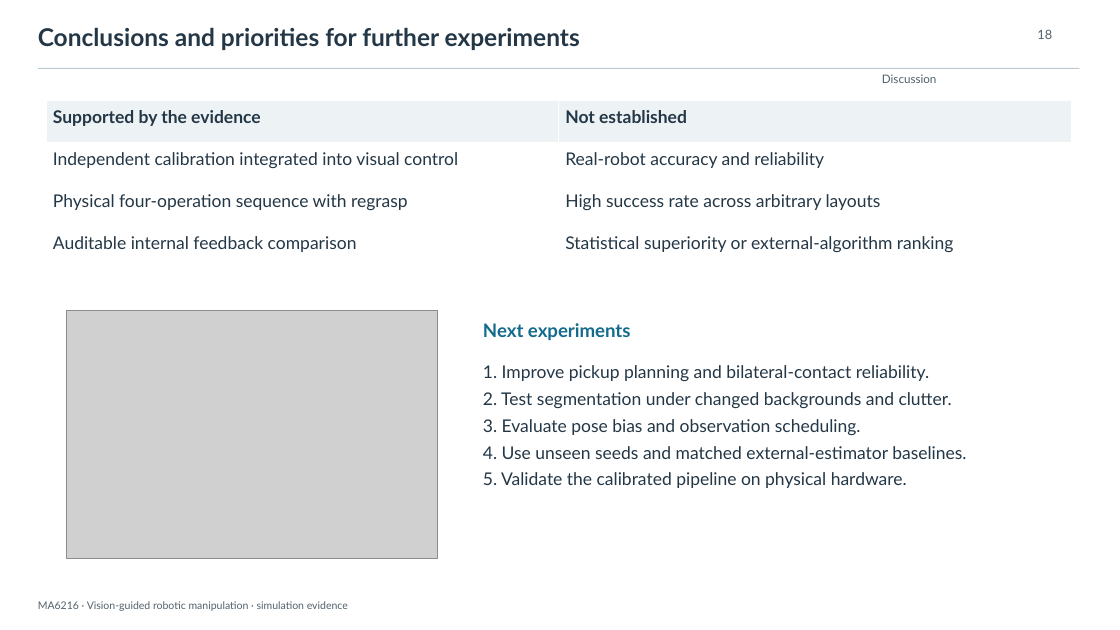
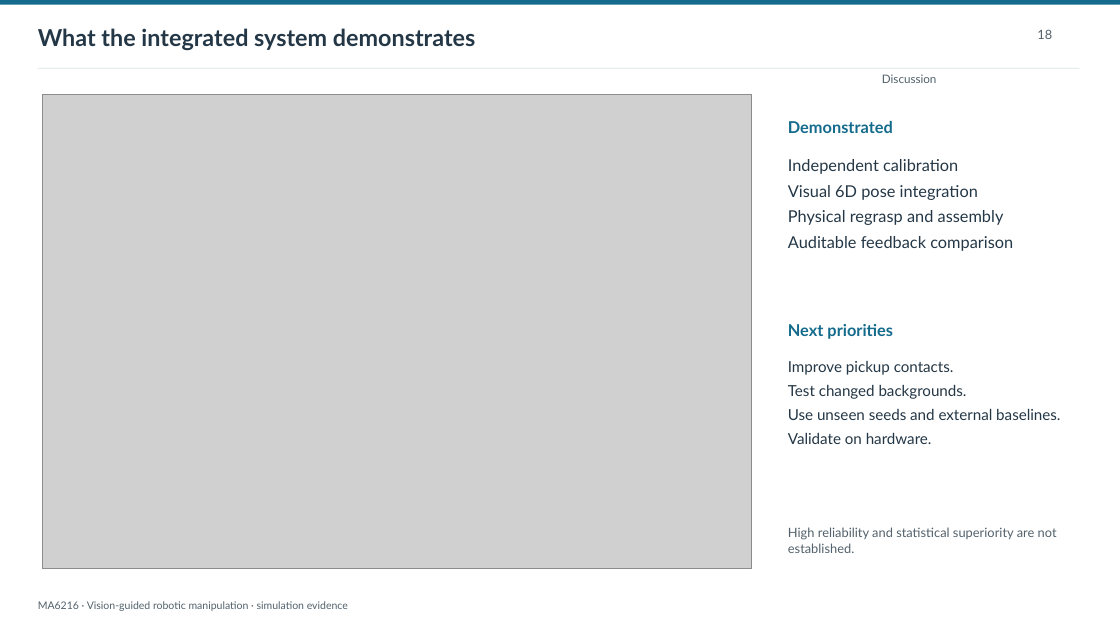
Before and after one commit to LewisLYU-HW/ma6216-ur5e-vision-pick-place, a slide deck: slide 18 of docs/presentation/vision_guided_manipulation.pptx. Drawn at 1120x630 pixels with LibreOffice and Linux fonts; fonts in the diff are those of the drawing; grey boxes stand for pictures. Boxes give left, top, right and bottom in pixels: in the first picture for what was removed or moved away, otherwise in the second. Text is boxed around its words. In the diff, an @@ line names an element or a change of style, - is before the commit and + after.

```diff
--- a/docs/presentation/vision_guided_manipulation.pptx
+++ b/docs/presentation/vision_guided_manipulation.pptx
@@ rectangle added at [0,0,1120,5], fill #146B8C @@
@@ text at [38,28,475,51]: text changed; size 21 to 20 pt @@
-Conclusions and priorities for further experiments
+What the integrated system demonstrates
@@ rectangle at [38,68,1080,69]: fill #BCC9D0 to #DBE3E7 @@
@@ picture added at [42,94,752,569] @@
@@ table removed at [46,101,1071,269], 4 rows, 2 columns @@
-Supported by the evidence | Not established
-Independent calibration integrated into visual control | Real-robot accuracy and reliability
-Physical four-operation sequence with regrasp | High success rate across arbitrary layouts
-Auditable internal feedback comparison | Statistical superiority or external-algorithm ranking
@@ text added at [788,121,893,133], 14 pt, text #146B8C, bold @@
+Demonstrated
@@ text added at [788,159,1013,251], 14 pt, text #243746 @@
+Independent calibration
+Visual 6D pose integration
+Physical regrasp and assembly
+Auditable feedback comparison
@@ picture removed at [66,311,437,559] @@
@@ text at [788,324,893,339]: text changed; size 16 to 14 pt @@
-Next experiments
+Next priorities
@@ text at [788,361,1060,444]: text changed; size 15 to 13 pt @@
-1. Improve pickup planning and bilateral-contact reliability.
-2. Test segmentation under changed backgrounds and clutter.
-3. Evaluate pose bias and observation scheduling.
-4. Use unseen seeds and matched external-estimator baselines.
-5. Validate the calibrated pipeline on physical hardware.
+Improve pickup contacts.
+Test changed backgrounds.
+Use unseen seeds and external baselines.
+Validate on hardware.
@@ text added at [788,527,1057,553], 11 pt, text #52616B @@
+High reliability and statistical superiority are not established.
```
Also in this commit, not shown: 18 other slides changed, 10 other files.
